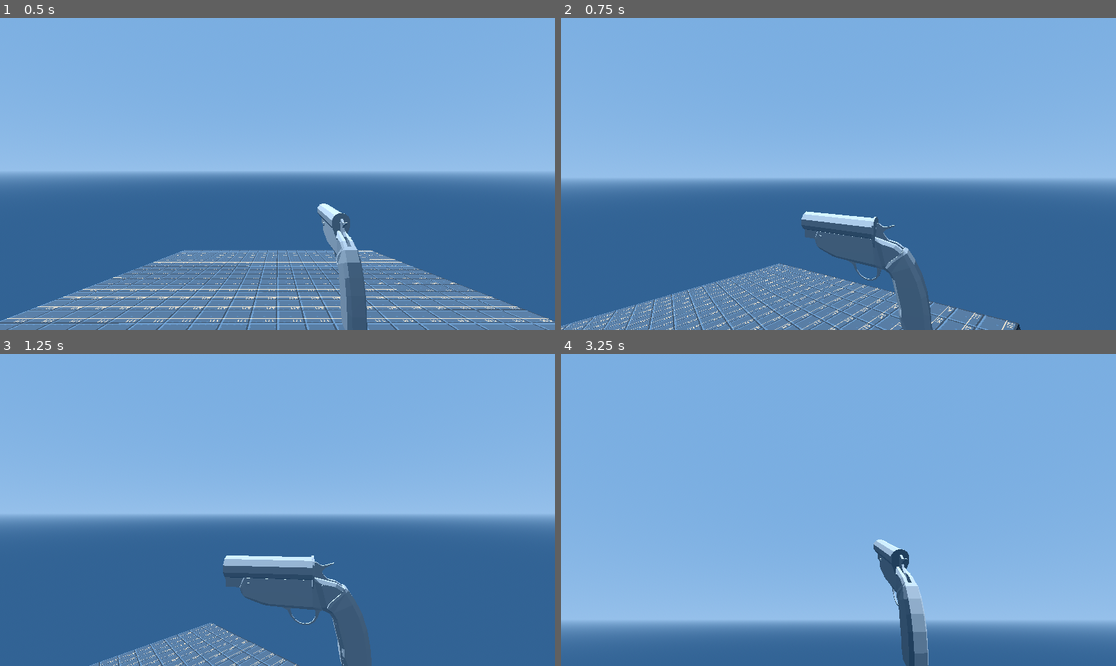
Above: before the commit, frames 1-4 (two rows, left to right).
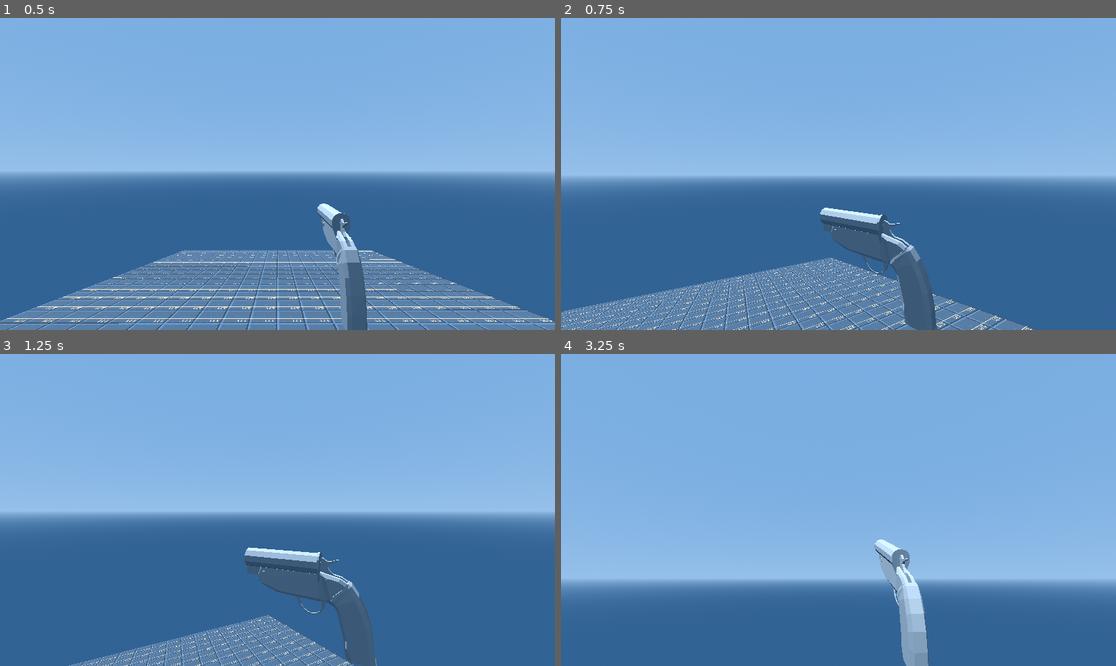
Above: after the commit, the same moments.

Repository: jashjhj/fp-shooter-game
Game: Godot game, scene res://maps/level_0.tscn
Same seed, same stepped clock (60 frames per second), same inputs: the game is played once before the commit and once after it.
Inputs (mouse positions are in pixels of both pictures, inside the frame that each line leads up to):
- Up to frame 1 (0.5 s): no input
- Up to frame 2 (0.75 s): tap Enter (ui_accept) at 0.5 s; move the mouse to (866, 174) at 0.52 s; hold W (move_forward) from 0.53 s (still down); hold Alt (inspect) from 0.53 s (still down)
- Up to frame 3 (1.25 s): keep holding W (move_forward); keep holding Alt (inspect); tap Enter (ui_accept) at 0.77 s
- Up to frame 4 (3.25 s): move the mouse to (727, 525) at 1.27 s; release W (move_forward) at 1.28 s; release Alt (inspect) at 1.28 s; hold S (move_backward) 1.28-2.03 s; click (727, 525) at 1.35 s; tap Enter (ui_accept) at 1.52, 2.75, 3.02 s; move the mouse to (849, 503) at 2.02 s; hold Right mouse button (interact_1) 2.03-2.78 s; hold W (move_forward) from 2.03 s (still down); move the mouse to (810, 572) at 2.77 s; tap Alt (inspect) at 2.85 s

Frame 1 is identical in both runs. In frame 2, 8.4% of the frame differs, in the area x 0-86%, y 51-100%; in frame 3, 5.9%; in frame 4, 18%, in the area x 0-100%, y 59-100%.

Commit message:
SAHammer - Added LOCK_IN_COCK setting

Diff:
--- a/gameobjects/guns/instances/Flare_Gun.tscn
+++ b/gameobjects/guns/instances/Flare_Gun.tscn
@@ -90,4 +90,4 @@
 shape = SubResource("BoxShape3D_drcqq")
 
 [node name="Inspect_Pos" type="Node3D" parent="."]
-transform = Transform3D(0.0735515, 0, 0.997291, 0, 1, 0, -0.997291, 0, 0.0735515, 0, 0, 0)
+transform = Transform3D(0.370492, 0, 0.928835, 0, 1, 0, -0.928835, 0, 0.370492, -0.00559456, 0, 0.00514434)
--- a/gameobjects/guns/parts/elements/Gun_Part_SAHammer.gd
+++ b/gameobjects/guns/parts/elements/Gun_Part_SAHammer.gd
@@ -13,6 +13,8 @@
 
 ##Rads^-1. Minimum velocity to strike, and trigger.
 @export var VELOCITY_THRESHOLD:float = 0.4
+## IF TRUE, cannot be manipulated past cock unless triggered to release.
+@export var LOCK_IN_COCK:bool = false;
 
 
 var is_cocked:bool = false;
@@ -24,9 +26,20 @@
 	super._ready();
 
 func release():
-	is_cocked = false;
-	MIN_ANGLE = MIN_ANGLE_RESET;
+	if(is_cocked):
+		MIN_ANGLE = MIN_ANGLE_RESET
+		is_cocked = false;
 
+
+func enable_focus():
+	super.enable_focus()
+	if(!LOCK_IN_COCK): # limit @ cock when held
+		MIN_ANGLE = MIN_ANGLE_RESET;
+
+func disable_focus():
+	super.disable_focus()
+	if(is_cocked):
+		MIN_ANGLE = COCKED_ANGLE
 
 
 func hit_min_angle(speed:float) -> void:
@@ -34,6 +47,8 @@
 		#print(current_angle)
 		if(TRIGGER != null):
 			TRIGGER.trigger();
+		else:
+			print("bang!")
 func hit_max_angle(_speed:float) -> void:
 	pass
 
@@ -45,6 +60,12 @@
 func _physics_process(delta:float) -> void:
 	super._physics_process(delta);
 
-	if(!is_cocked and current_angle > COCKED_ANGLE):
-		is_cocked = true;
-		MIN_ANGLE = COCKED_ANGLE;
+	if(is_focused):
+		if(current_angle >= COCKED_ANGLE):
+			is_cocked = true;
+			if(LOCK_IN_COCK):
+				MIN_ANGLE = COCKED_ANGLE
+		else:
+			is_cocked = false;
+		#if(LOCK_IN_COCK):
+		#	MIN_ANGLE = COCKED_ANGLE;
--- a/gameobjects/guns/parts/interactivity_backend/Gun_Part_Rotateable.gd
+++ b/gameobjects/guns/parts/interactivity_backend/Gun_Part_Rotateable.gd
@@ -145,7 +145,6 @@
 		current_angle += current_angular_velocity
 
 		if(current_angle <= MIN_ANGLE and current_angular_velocity < 0): # if JUST hit the wall
-			print(current_angular_velocity)
 			current_angle = MIN_ANGLE;
 
 			hit_min_angle(current_angular_velocity)
@@ -153,7 +152,6 @@
 			current_angular_velocity *= -ELASTICITY_TOP;
 
 		if(current_angle >= MAX_ANGLE and current_angular_velocity > 0): # if JUST hit the wall
-			print(current_angular_velocity)
 			current_angle = MIN_ANGLE;
 
 			hit_max_angle(current_angular_velocity)
--- a/scripts/singletons/settings.gd
+++ b/scripts/singletons/settings.gd
@@ -1,6 +1,6 @@
 extends Node
 
-var MouseSensitivity := Vector2(0.0075, 0.0075);
+var MouseSensitivity := Vector2(0.005, 0.005);
 
 var MouseAcceleration := Vector2(0.33, 0.33);
 
